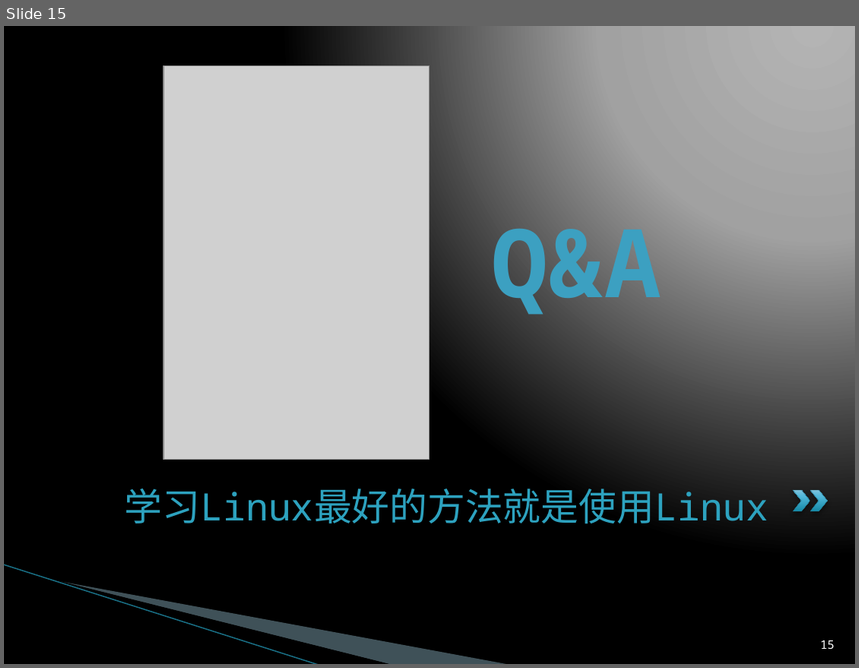
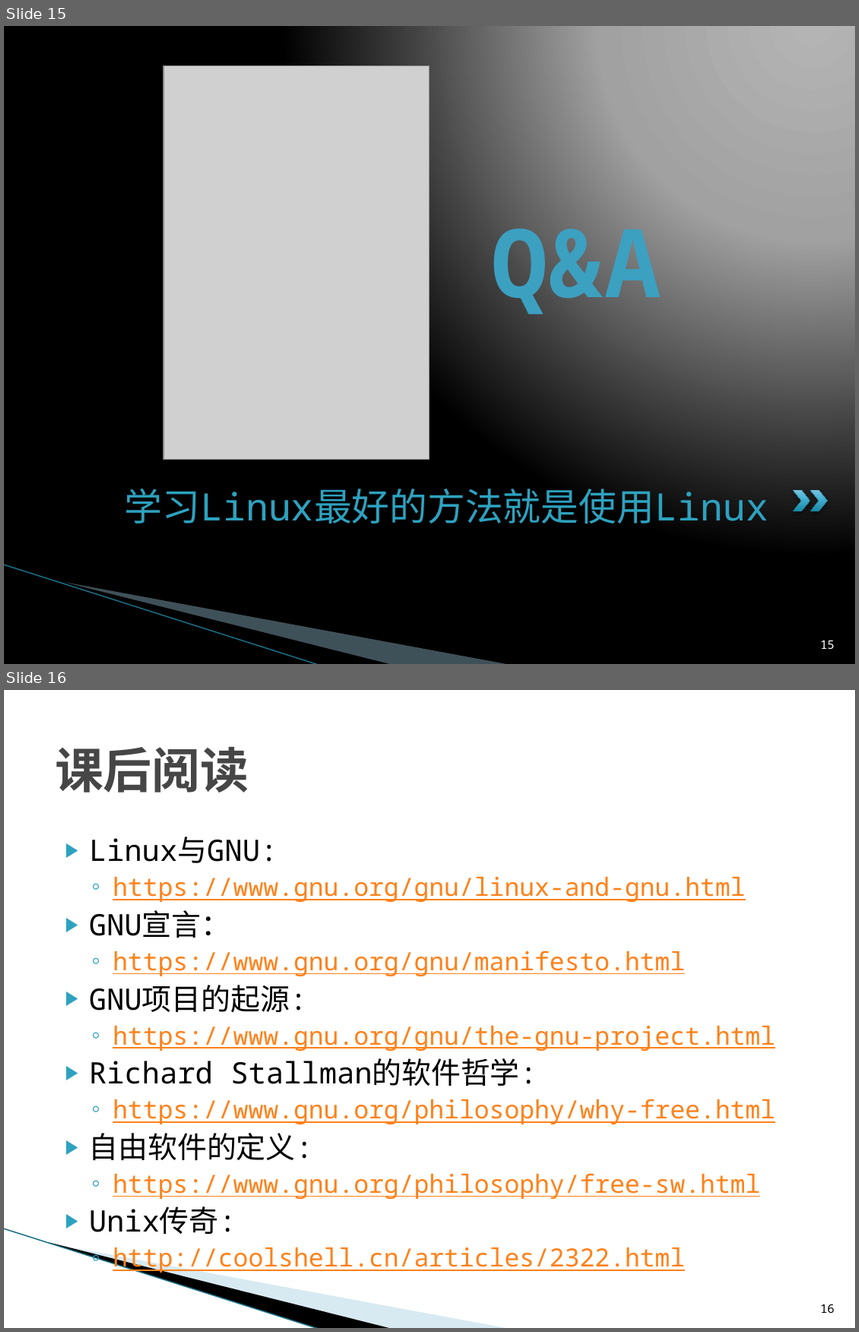
Before and after one commit to L3w1s-L1u/a_linux_prime, a slide deck: linux_introduction/Linux_Intro.pptx. Shown one above the other, each under a label of ours: slide 15 before the commit, slides 15 and 16 after it. The pictures are 859x668 and 859x1332 pixels, drawn with LibreOffice and Linux fonts; fonts in the diff are those of the drawing; grey boxes stand for pictures; background and template pictures are left out. Boxes give left, top, right and bottom in pixels: in the first picture for what was removed or moved away, otherwise in the second. Text is boxed around its words. In the diff, an @@ line names an element or a change of style, - is before the commit and + after.

Commit message:
Refined Linux introduction slices and added mindmap for this chapter.

```diff
--- a/linux_introduction/Linux_Intro.pptx
+++ b/linux_introduction/Linux_Intro.pptx
@@ slide 16 added at <box>4,690,855,1328</box>, background #FFFFFF; not listed: 3 template elements that a slide beside it also shows @@
@@ title added at <box>55,747,249,793</box>, 41 pt, text #464646, bold @@
+课后阅读
@@ text added at <box>89,837,775,1234</box>, 21.3 pt, text #FF8119, underline @@
+▶ Linux与GNU:
+  ◦ https://www.gnu.org/gnu/linux-and-gnu.html
+▶ GNU宣言：
+  ◦ https://www.gnu.org/gnu/manifesto.html
+▶ GNU项目的起源:
+  ◦ https://www.gnu.org/gnu/the-gnu-project.html
+▶ Richard Stallman的软件哲学:
+  ◦ https://www.gnu.org/philosophy/why-free.html
+▶ 自由软件的定义:
+  ◦ https://www.gnu.org/philosophy/free-sw.html
+▶ Unix传奇:
+  ◦ http://coolshell.cn/articles/2322.html
@@ page number added at <box>820,1304,835,1313</box>, 10 pt, text #000000 @@
+16
```
Also in this commit, not shown: 11 slides changed, 1 other slide added, 1 slide removed, 2 other files.
